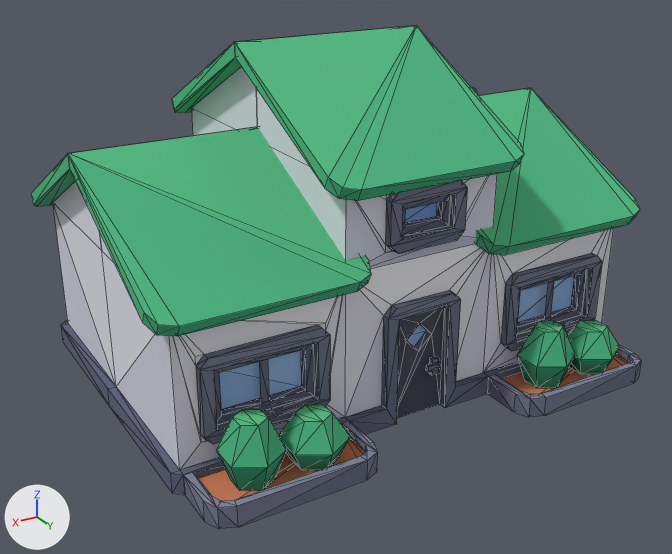
Before and after pictures for a commit that changed the glTF model client/public/models/batiments/house_a.glb.
The view is the same before and after, from a 50 mm camera at (1.154, 1.894, 1.175) aimed at (0.049, 0.052, 0.254). Lighting does not change. The marker at lower left points along +X, +Y and +Z. The older version comes first. Mesh edges are drawn as thin lines. Vertices at exactly the same position are counted once.

In view in the first picture: 'house_a'.
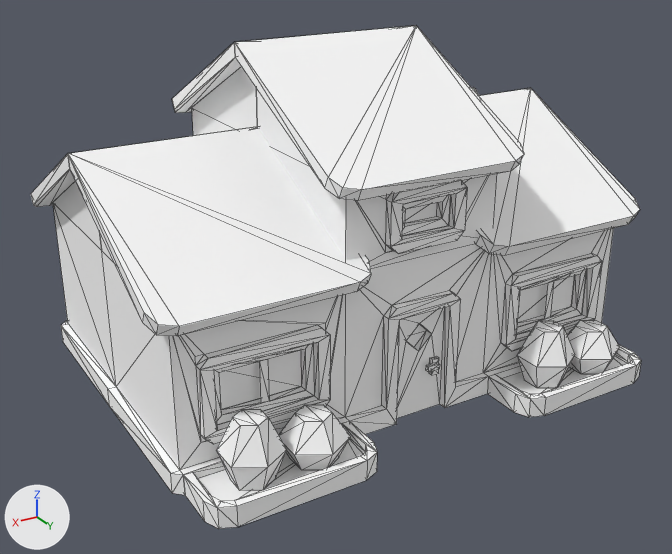
Pixel boxes (x1, y1, x2, y2) of what changed, in the pictures (672 x 554 px):
```json
{"part": 1, "of": "me_house_a", "change": "recoloured", "before": [61, 87, 641, 529], "after": [61, 87, 641, 529], "on screen": "greyish blue to white"}
{"part": 2, "of": "me_house_a", "change": "recoloured", "before": [31, 25, 640, 490], "after": [31, 25, 640, 490], "on screen": "green to white"}
{"part": 3, "of": "me_house_a", "change": "recoloured", "before": [53, 67, 614, 470], "after": [53, 67, 614, 470]}
```

The change, as JSON lines over the scene's bpy script:
```json
{"block": "me_house_a", "where": "me_house_a.from_pydata(...)  # 707 vertices, 1174 faces; spans x -0.65..0.65, y -0.514..0.514, z 0.0..0.834"}
{"block": "me_house_a", "where": "# used by ob_house_a; location = (0.0, 0.0, 0.0)"}
{"block": "me_house_a", "change": "me_house_a part 1: 708 faces centred in x -0.62..0.62, y -0.478..0.514, z 0.0..0.686 are repainted in the vertex colours; the middle colour goes from greyish blue #666c83 to white #ffffff"}
{"block": "me_house_a", "change": "me_house_a part 2: 300 faces centred in x -0.65..0.65, y -0.51..0.48, z 0.048..0.822 are repainted in the vertex colours; the middle colour goes from green #49b180 to white #ffffff"}
{"block": "me_house_a", "change": "me_house_a part 3: 166 faces centred in x -0.6..0.6, y -0.456..0.344, z 0.067..0.667 are repainted in the vertex colours; the middle colour goes from white #e6e6ef to white #ffffff"}
```
